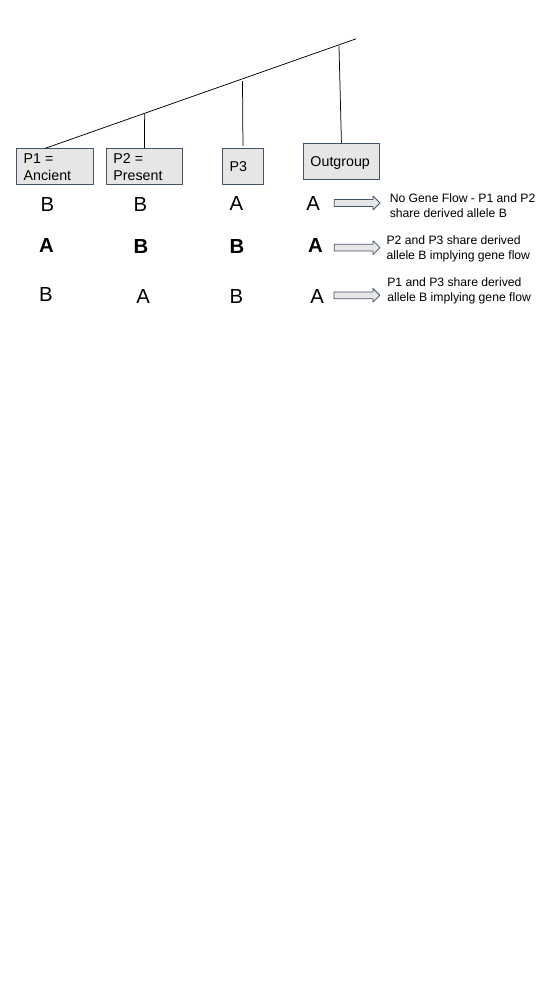
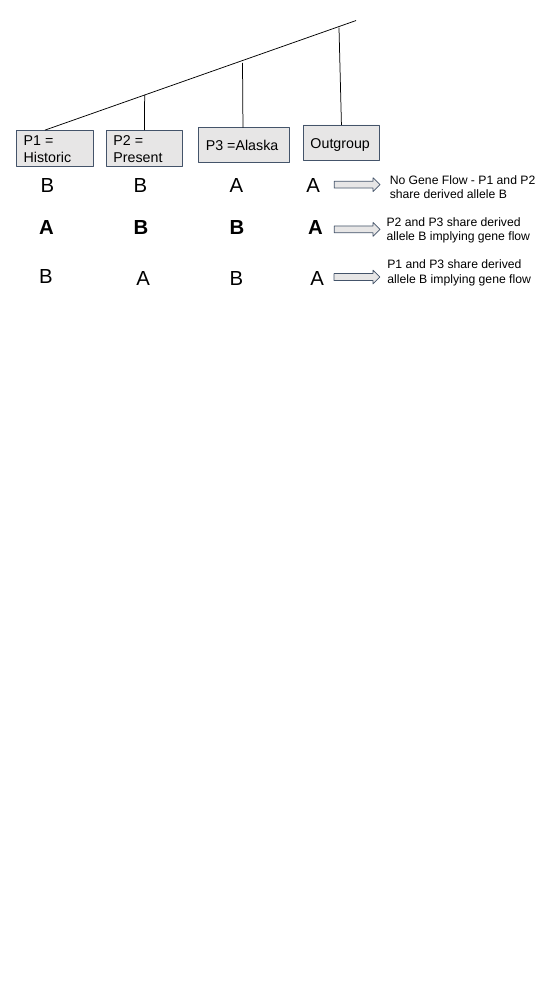
Before and after one commit to celphin/Population_genomics_Cassiope, a slide deck: slide 3 of Figures_data/Plots/Appendix_Cassiope_figures_May2023.pptx. Drawn at 549x1008 pixels with LibreOffice and Linux fonts; fonts in the diff are those of the drawing. Boxes give left, top, right and bottom in pixels: in the first picture for what was removed or moved away, otherwise in the second. Text is boxed around its words. In the diff, an @@ line names an element or a change of style, - is before the commit and + after.

```diff
--- a/Figures_data/Plots/Appendix_Cassiope_figures_May2023.pptx
+++ b/Figures_data/Plots/Appendix_Cassiope_figures_May2023.pptx
@@ 15 texts, 4 lines, 3 rectangles, 3 right arrows: place and size @@
-15 texts, 4 lines, 3 rectangles, 3 right arrows at (16, 39, 535, 304)
+15 texts, 4 lines, 3 rectangles, 3 right arrows at (16, 20, 535, 286)
@@ text in rectangle at (24, 135, 71, 162): text changed @@
-P1 = Ancient
+P1 = Historic
@@ rectangle "P3 =Alaska": place and size @@
-rectangle "P3 =Alaska" at (223, 149, 264, 184)
+rectangle "P3 =Alaska" at (198, 127, 289, 163)
@@ text in rectangle at (206, 139, 278, 150): text changed @@
-P3
+P3 =Alaska
```
Also in this commit, not shown: 4 other files.
